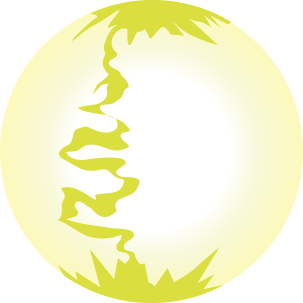
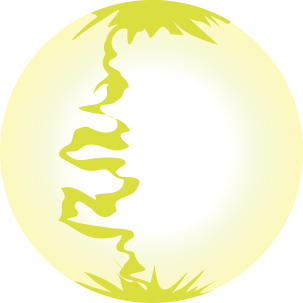
Revision of a layered 303x303 image; what changed, layer by layer:
added layer "4" above "3" over [72, 0, 231, 303]
hid "Objeto inteligente vectorial" (6th of 8) over [58, 247, 224, 303]
hid "Objeto inteligente vectorial" (7th of 8) over [72, 0, 231, 45]
